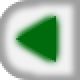
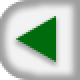
Layer changes from the first (80, 80) image to the second:
pixels changed over [10, 9, 66, 69] (layer not identified)
